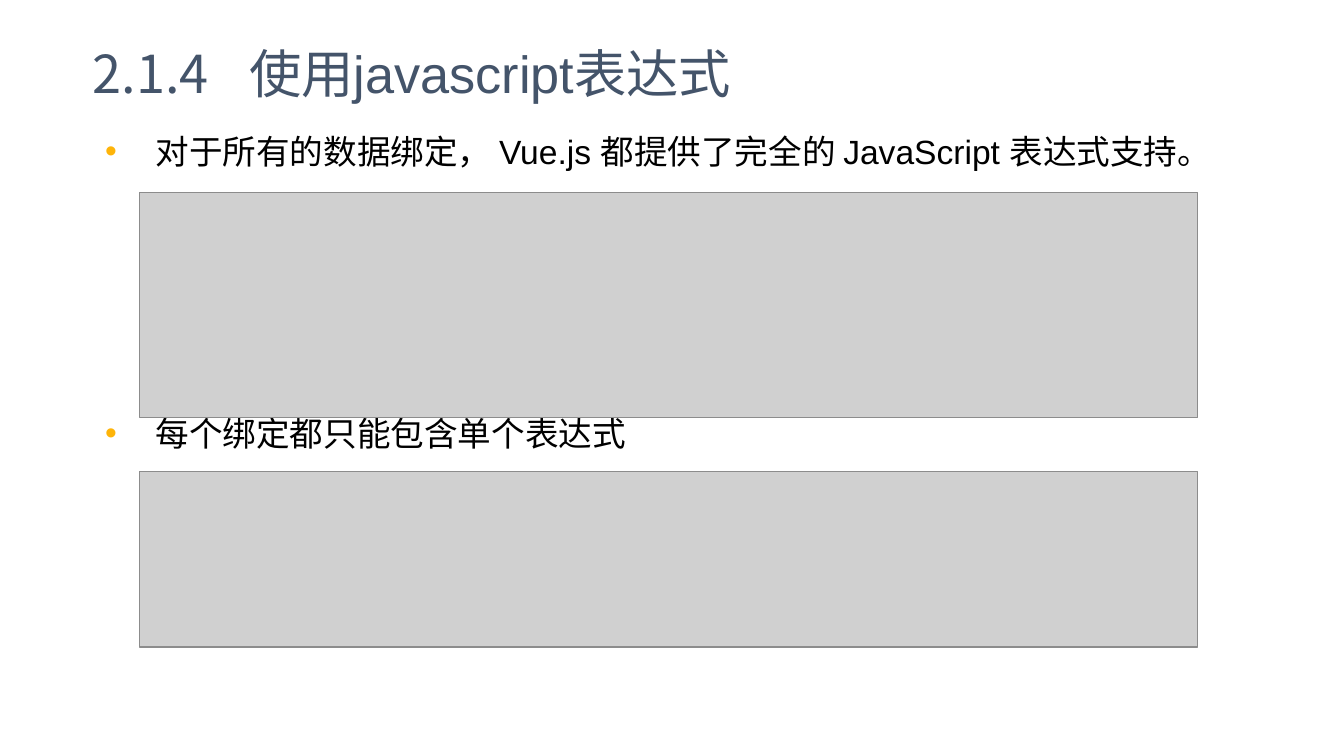
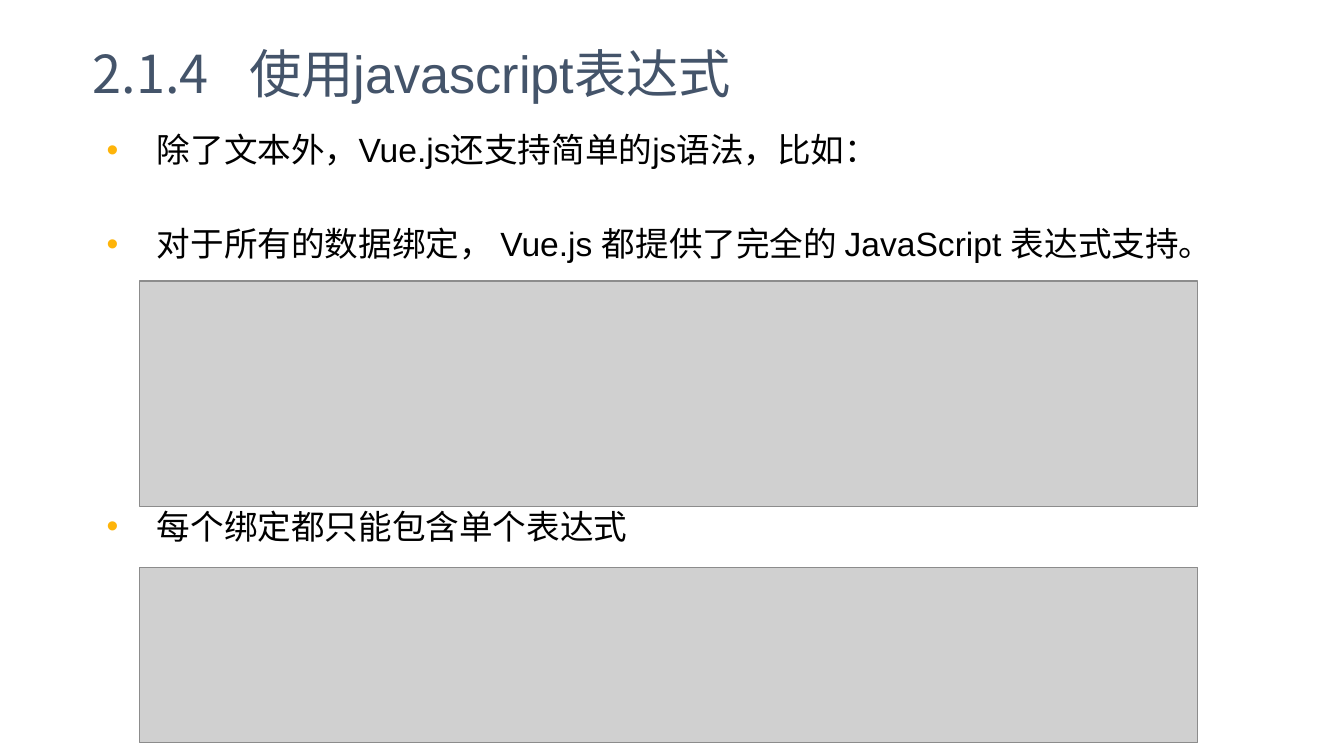
Before and after one commit to yxl2628/vuejs, a slide deck: slide 14 of 02 Vue基础.pptx. Drawn at 1344x756 pixels with LibreOffice and Linux fonts; fonts in the diff are those of the drawing; grey boxes stand for pictures. Boxes give left, top, right and bottom in pixels: in the first picture for what was removed or moved away, otherwise in the second. Text is boxed around its words. In the diff, an @@ line names an element or a change of style, - is before the commit and + after.

```diff
--- a/02 Vue基础.pptx
+++ b/02 Vue基础.pptx
@@ text at <box>157,133,878,169</box>: paragraph added @@
+• 除了文本外，Vue.js还支持简单的js语法，比如：
@@ picture: place and size @@
-picture at <box>140,192,1198,418</box>
+picture at <box>140,281,1198,507</box>
@@ picture: place and size @@
-picture at <box>140,472,1198,648</box>
+picture at <box>140,567,1198,743</box>
```
Also in this commit, not shown: 40 other slides changed, 1 other file.
